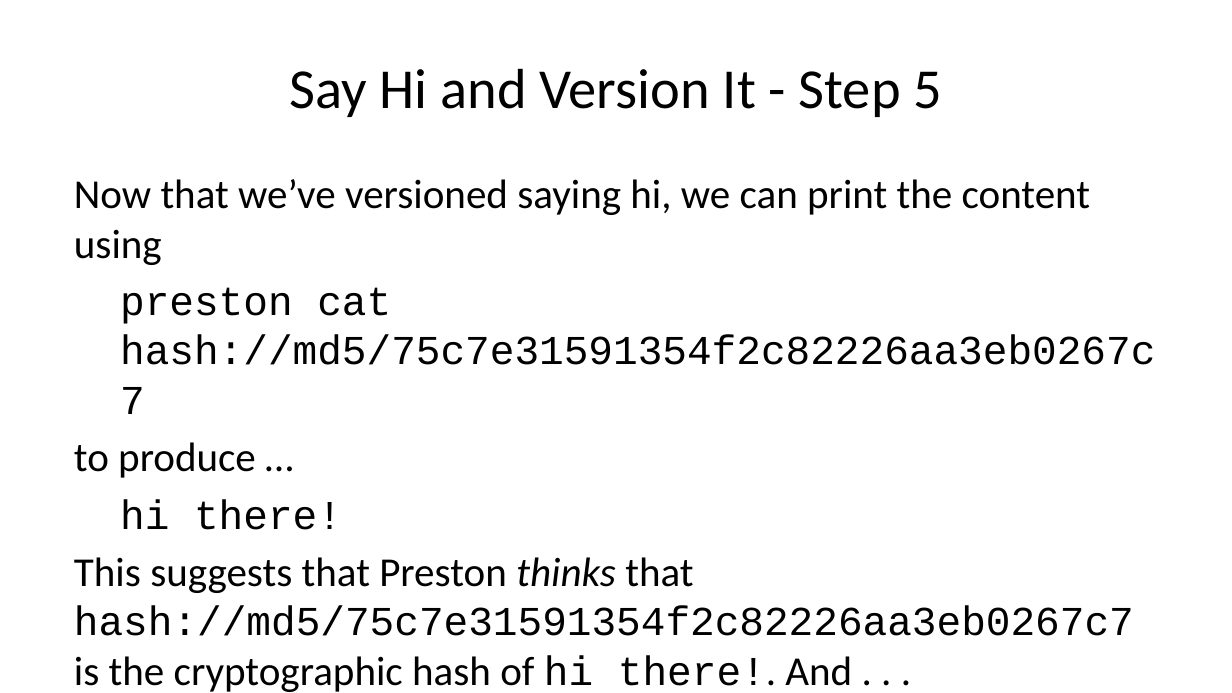
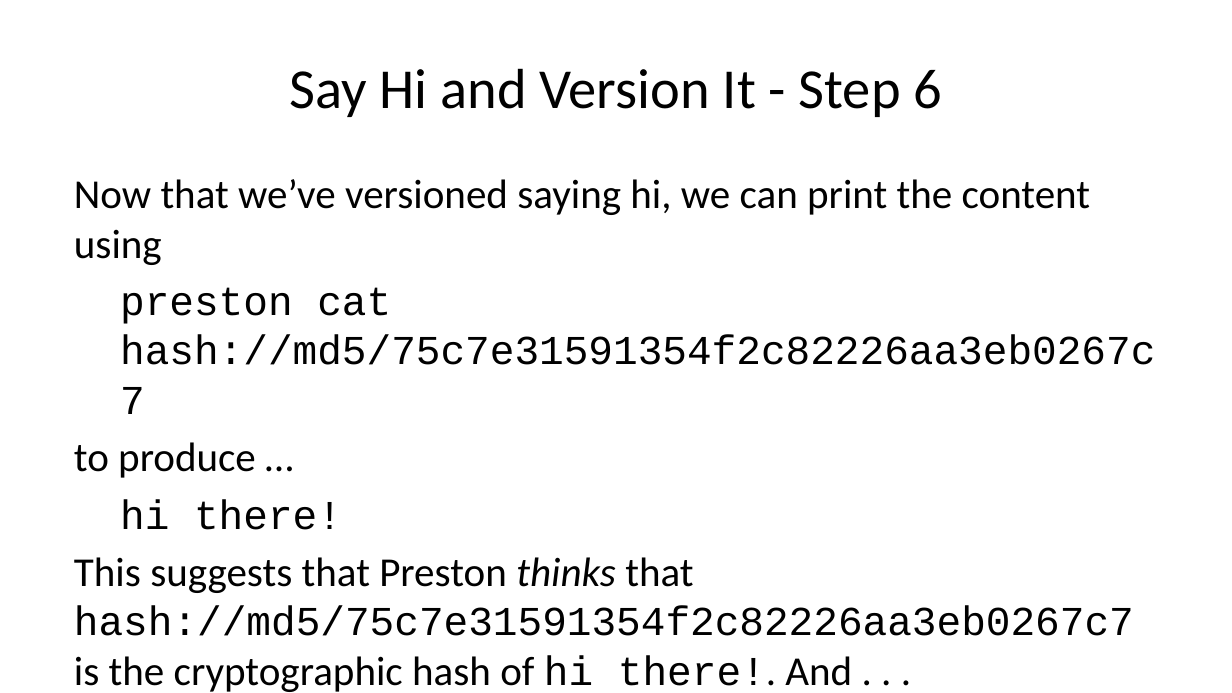
Before and after one commit to bat-literature/bat-literature.github.io, a slide deck: slide 16 of workshop.pptx (slide 15 before the commit). Drawn at 1232x693 pixels with LibreOffice and Linux fonts; fonts in the diff are those of the drawing. Boxes give left, top, right and bottom in pixels: in the first picture for what was removed or moved away, otherwise in the second. Text is boxed around its words. In the diff, an @@ line names an element or a change of style, - is before the commit and + after.

```diff
--- a/workshop.pptx
+++ b/workshop.pptx
@@ title at box(290, 68, 942, 117): text changed @@
-Say Hi and Version It - Step 5
+Say Hi and Version It - Step 6
```
Also in this commit, not shown: 8 other slides changed, 3 slides added, 1 slide removed, 3 other files.
